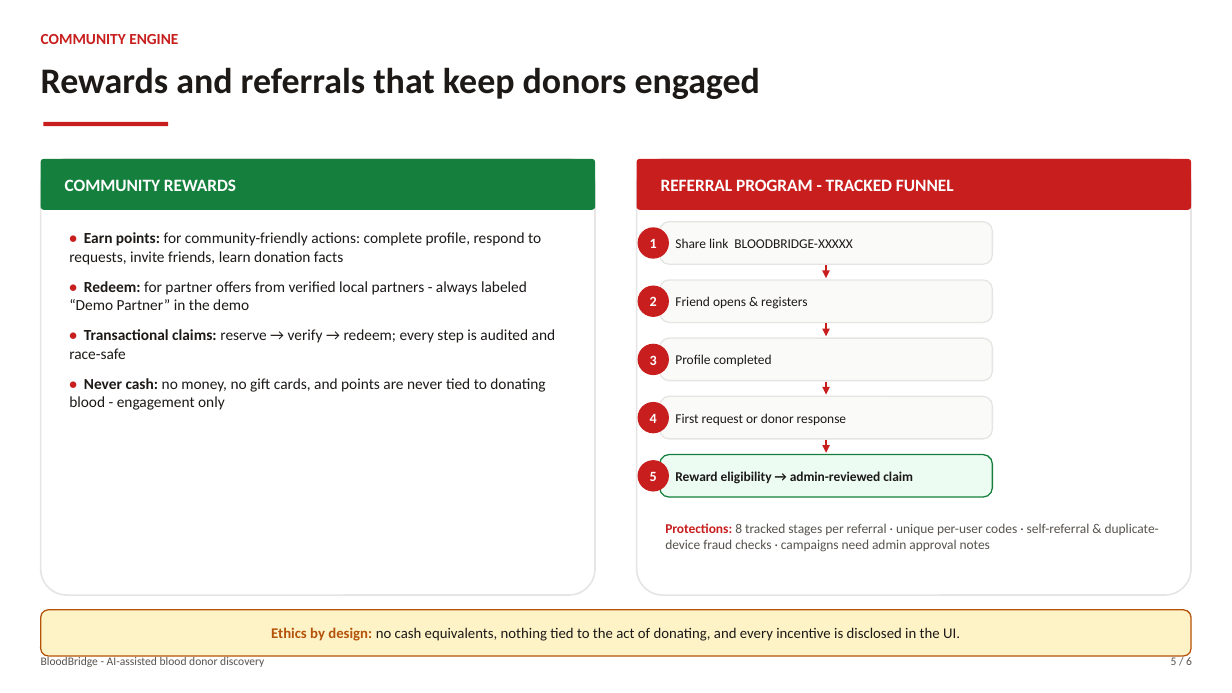
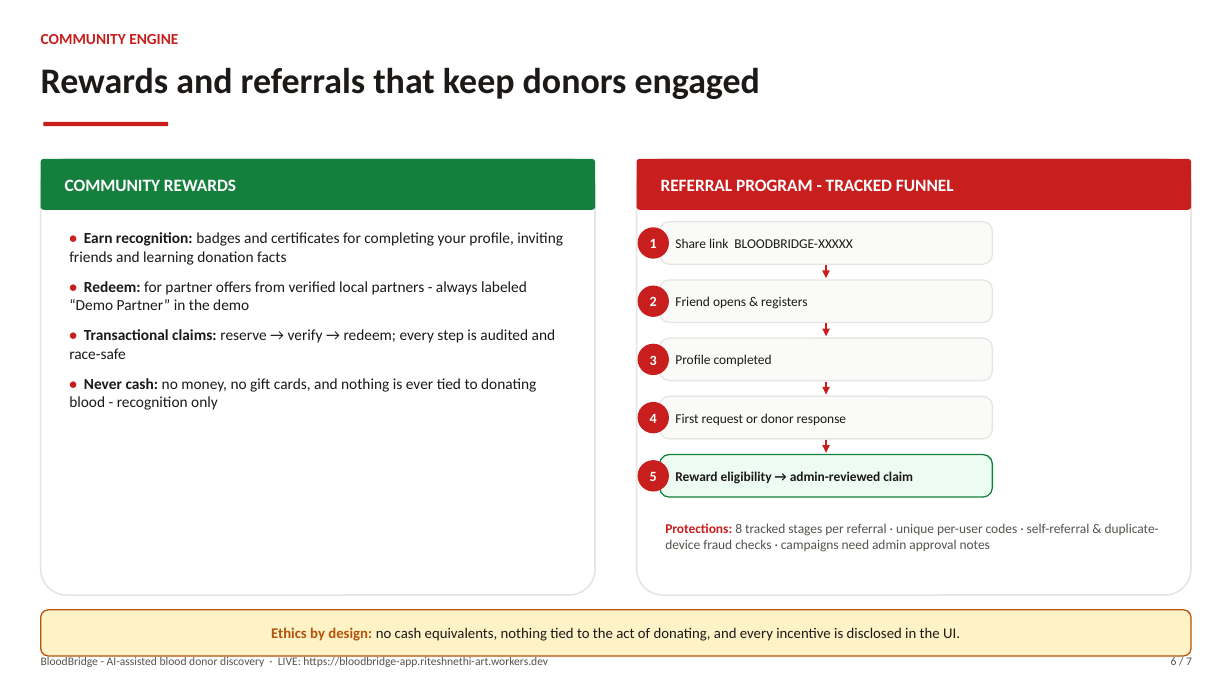
Before and after one commit to riteshnethi-art/bloodbridge, a slide deck: slide 6 of BloodBridge_Pitch.pptx (slide 5 before the commit). Drawn at 1232x693 pixels with LibreOffice and Linux fonts; fonts in the diff are those of the drawing. Boxes give left, top, right and bottom in pixels: in the first picture for what was removed or moved away, otherwise in the second. Text is boxed around its words. In the diff, an @@ line names an element or a change of style, - is before the commit and + after.

Commit message:
Deck v2: live product screenshots, QR code for live URL, walkthrough slide

```diff
--- a/BloodBridge_Pitch.pptx
+++ b/BloodBridge_Pitch.pptx
@@ text at (x1=69, y1=232, x2=563, y2=265): text changed @@
-• Earn points: for community-friendly actions: complete profile, respond to requests, invite friends, learn donation facts
+• Earn recognition: badges and certificates for completing your profile, inviting friends and learning donation facts
@@ text at (x1=69, y1=378, x2=536, y2=410): text changed @@
-• Never cash: no money, no gift cards, and points are never tied to donating blood - engagement only
+• Never cash: no money, no gift cards, and nothing is ever tied to donating blood - recognition only
@@ text at (x1=41, y1=656, x2=548, y2=667): text changed @@
-BloodBridge - AI-assisted blood donor discovery
+BloodBridge - AI-assisted blood donor discovery · LIVE: https://bloodbridge-app.riteshnethi-art.workers.dev
@@ text at (x1=1171, y1=656, x2=1192, y2=665): text changed @@
-5 / 6
+6 / 7
```
Also in this commit, not shown: 5 other slides changed, 1 slide added, 15 other files.
